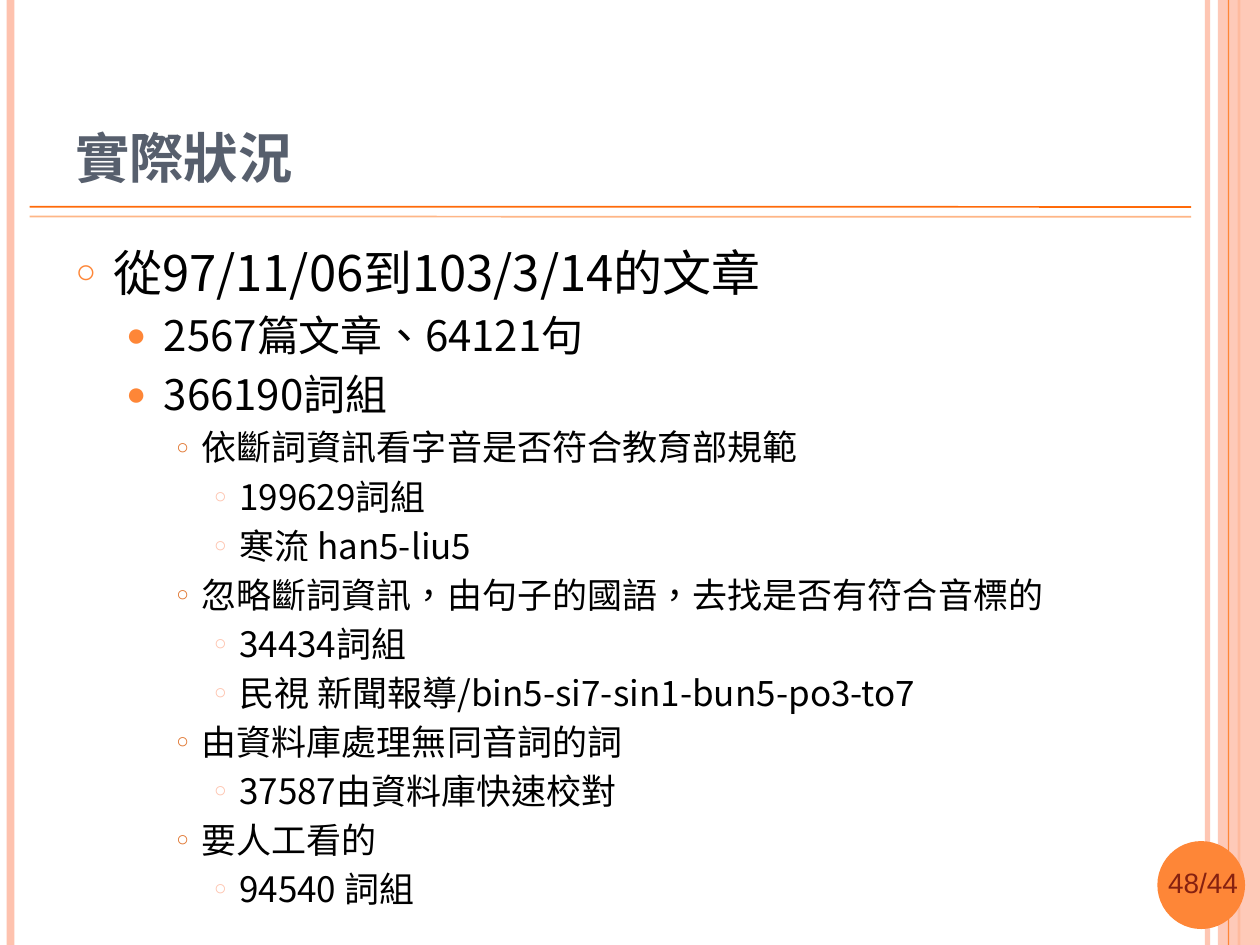
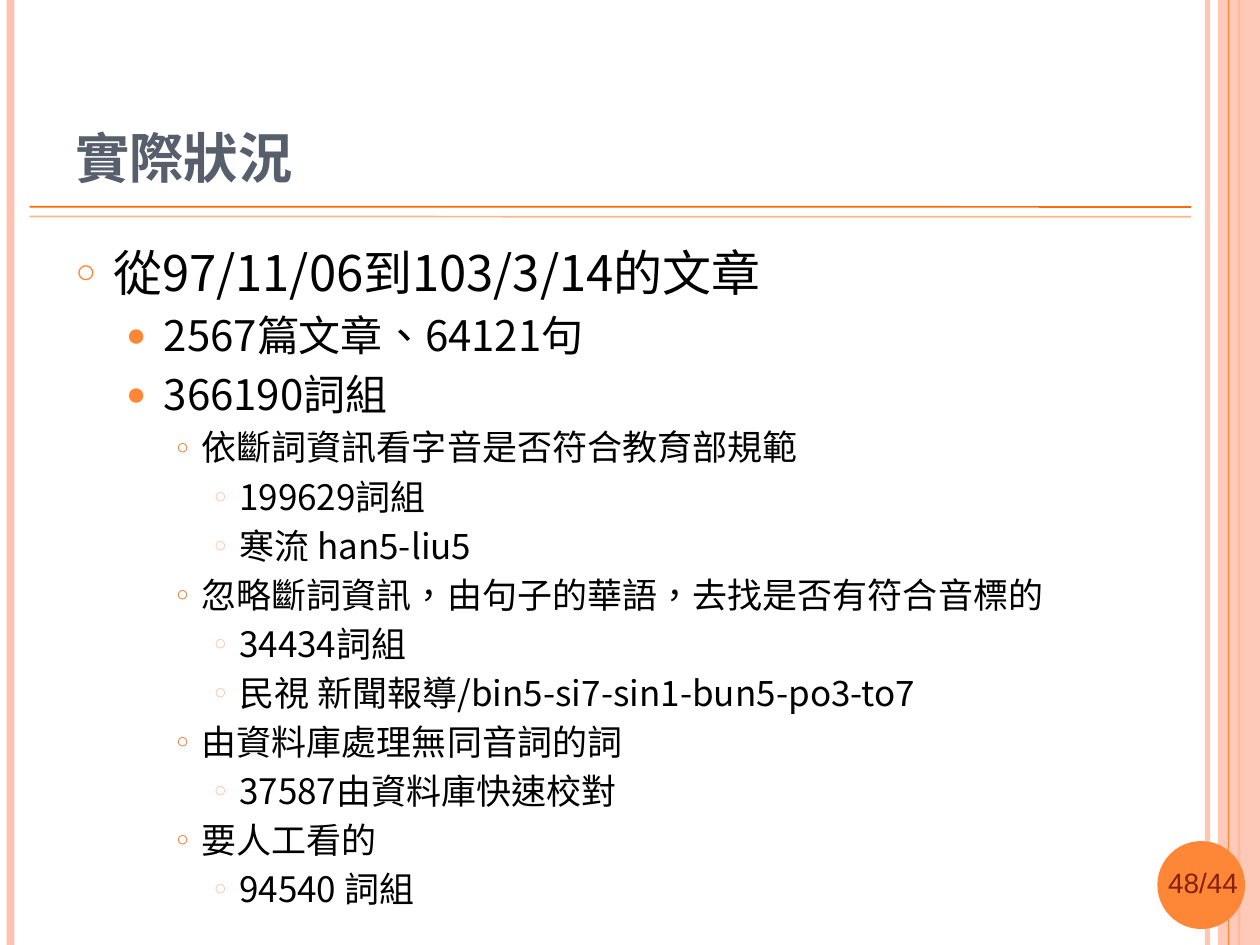
Before and after one commit to sih4sing5hong5/po3-ko3_tau5-iann2-phinn3, a slide deck: slide 48 of 翻譯報告.pptx. Drawn at 1260x945 pixels with LibreOffice and Linux fonts; fonts in the diff are those of the drawing; background and template pictures are left out. Boxes give left, top, right and bottom in pixels: in the first picture for what was removed or moved away, otherwise in the second. Text is boxed around its words. In the diff, an @@ line names an element or a change of style, - is before the commit and + after.

```diff
--- a/翻譯報告.pptx
+++ b/翻譯報告.pptx
@@ text at <box>202,578,1044,611</box>: text changed @@
-    ○ 忽略斷詞資訊，由句子的國語，去找是否有符合音標的
+    ○ 忽略斷詞資訊，由句子的華語，去找是否有符合音標的
```
Also in this commit, not shown: 28 other slides changed.
